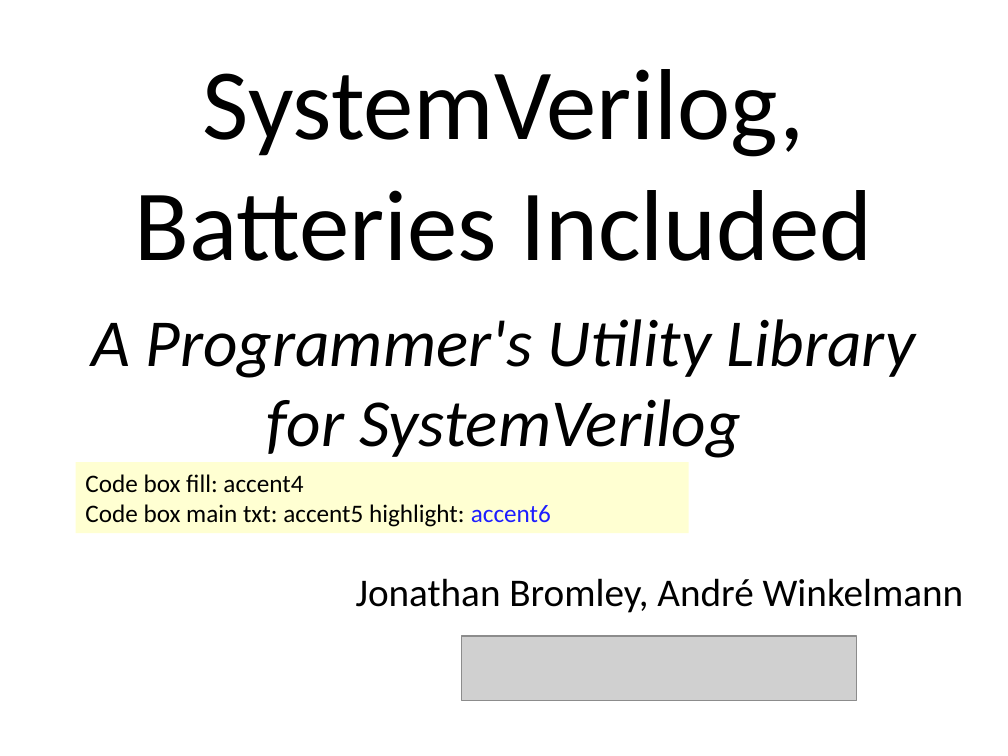
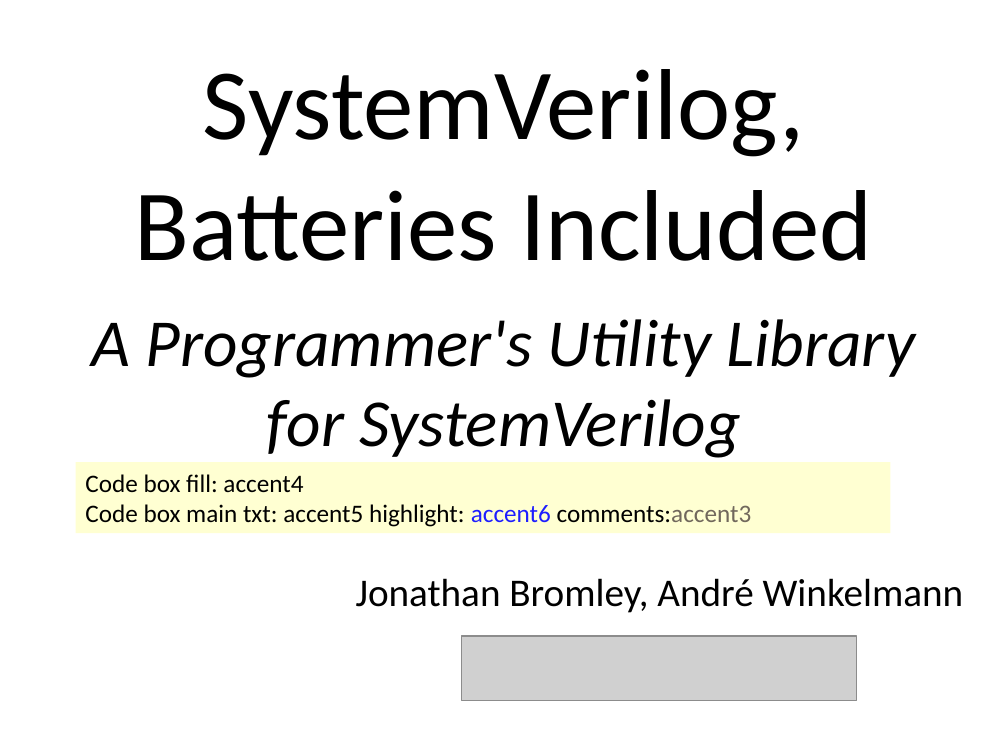
Before and after one commit to xiaoweish/svlib, a slide deck: slide 1 of svlib/doc/163-aq602-draft2.pptm. Drawn at 1008x756 pixels with LibreOffice and Linux fonts; fonts in the diff are those of the drawing; grey boxes stand for pictures; background and template pictures are left out. Boxes give left, top, right and bottom in pixels: in the first picture for what was removed or moved away, otherwise in the second. Text is boxed around its words. In the diff, an @@ line names an element or a change of style, - is before the commit and + after.

```diff
--- a/svlib/doc/163-aq602-draft2.pptm
+++ b/svlib/doc/163-aq602-draft2.pptm
@@ rectangle "Code box fill: accent4": place and size @@
-rectangle "Code box fill: accent4" at [76,462,688,533]
+rectangle "Code box fill: accent4" at [76,462,890,533]
@@ text in rectangle at [85,504,752,527]: text changed @@
-Code box main txt: accent5 highlight: accent6
+Code box main txt: accent5 highlight: accent6 comments:accent3
```
Also in this commit, not shown: 5 other slides changed.
